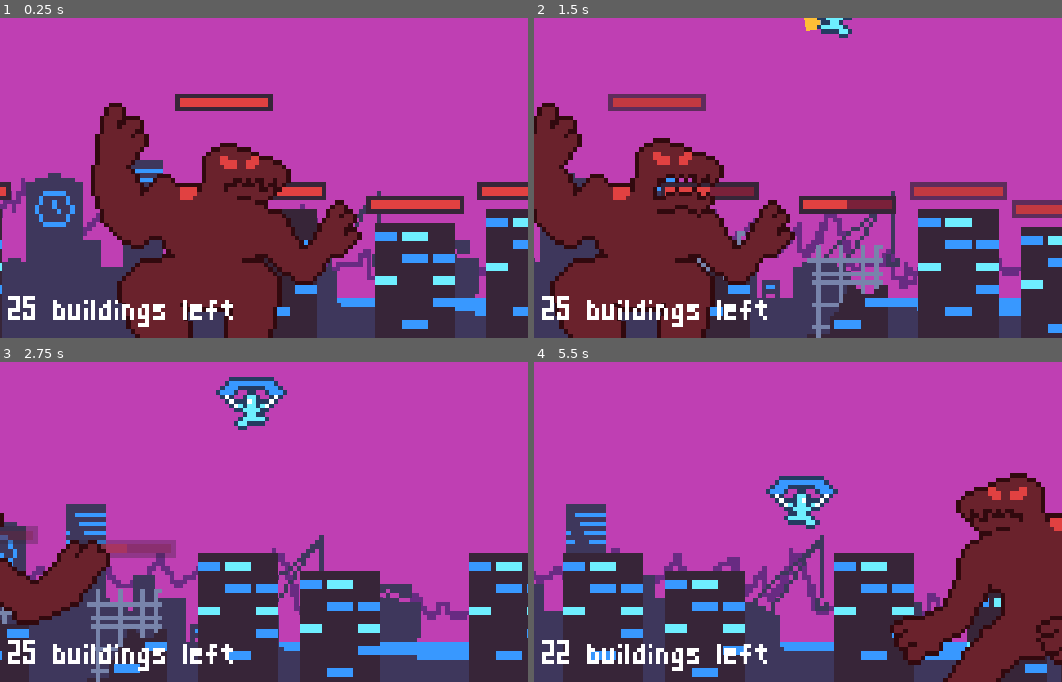
Above: before the commit, frames 1-4 (two rows, left to right).
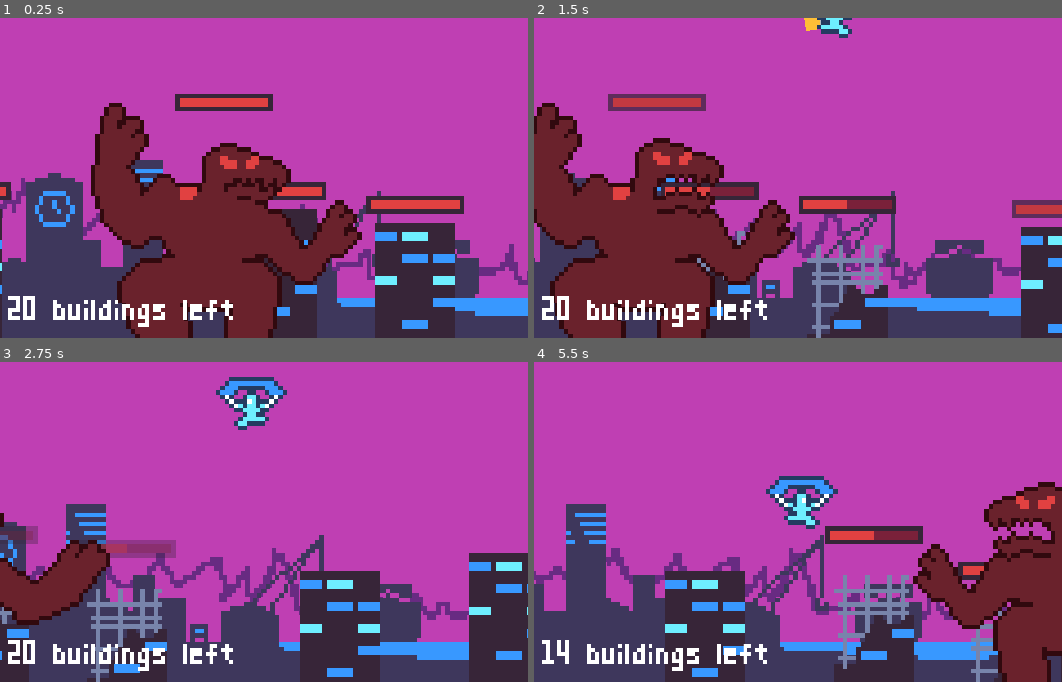
Above: after the commit, the same moments.

Repository: rthurmed/KaijuPilot
Game: Godot game, scene res://src/Main.tscn
Same seed, same stepped clock (60 frames per second), same inputs: the game is played once before the commit and once after it.
Inputs:
- Up to frame 1 (0.25 s): no input
- Up to frame 2 (1.5 s): tap Enter at 0.5 s; hold Right (right) from 0.53 s (still down); tap X (attack) at 0.6 s; tap Z (jetpack) at 1.35 s
- Up to frame 3 (2.75 s): release Right (right) at 2.03 s; hold Left (left) from 2.03 s (still down); tap X (attack) at 2.1 s
- Up to frame 4 (5.5 s): release Left (left) at 2.78 s; hold Right (right) 2.78-4.28 s; tap Z (jetpack) at 2.85, 4.35 s; tap X (attack) at 3.6, 5.1 s; tap R (reset) at 4.15 s; hold Left (left) 4.28-5.03 s; hold Right (right) from 5.03 s (still down)

The runs differ from the first frame. In frame 1, 3.7% of the frame differs, in the area x 4-100%, y 51-100%; in frame 2, 7.2%; in frame 3, 6.0%; in frame 4, 20%, in the area x 1-100%, y 34-100%.

Commit message:
Fixed kaiju default movement. Fixed camera limits

Diff:
--- a/src/Main.gd
+++ b/src/Main.gd
@@ -20,22 +20,24 @@
 		node.connect("death", self, "_on_Kaiju_death")
 
 
+func _process(_delta):
+	if building_count <= 0:
+		animation.play("end")
+	if kaiju_count <= 1 and get_node("Kaijus").get_children()[0].possessed:
+		animation.play("end_good")
+
+
 func update_objetive():
 	objective_label.text = str(building_count, " buildings left")
 
 
 func _on_Building_death():
 	building_count -= 1
-	if building_count <= 0:
-		animation.play("end")
-	else:
-		update_objetive()
+	update_objetive()
 
 
 func _on_Kaiju_death():
 	kaiju_count -= 1
-	if kaiju_count == 1 and get_node("Kaijus").get_children()[0].possessed:
-		animation.play("end_good")
 
 
 func _on_Pilot_mounted():
--- a/src/Main.tscn
+++ b/src/Main.tscn
@@ -172,9 +172,6 @@
 [node name="Building1-13" parent="Buildings" instance=ExtResource( 5 )]
 position = Vector2( 252, 4 )
 
-[node name="Building1-14" parent="Buildings" instance=ExtResource( 5 )]
-position = Vector2( 413, 4 )
-
 [node name="Building1-15" parent="Buildings" instance=ExtResource( 5 )]
 position = Vector2( -332, 4 )
 
@@ -190,23 +187,11 @@
 [node name="Building1-19" parent="Buildings" instance=ExtResource( 5 )]
 position = Vector2( 178, 8 )
 
-[node name="Building1-20" parent="Buildings" instance=ExtResource( 5 )]
-position = Vector2( 379, 0 )
-
-[node name="Building1-21" parent="Buildings" instance=ExtResource( 5 )]
-position = Vector2( 307, 0 )
-
 [node name="Building1-22" parent="Buildings" instance=ExtResource( 5 )]
 position = Vector2( -202, 5 )
 
 [node name="Building1-23" parent="Buildings" instance=ExtResource( 5 )]
-position = Vector2( -360, 5 )
-
-[node name="Building1-24" parent="Buildings" instance=ExtResource( 5 )]
 position = Vector2( -276, 5 )
-
-[node name="Building1-25" parent="Buildings" instance=ExtResource( 5 )]
-position = Vector2( 87, 0 )
 
 [node name="Kaijus" type="Node2D" parent="."]
 position = Vector2( -1, 28 )
@@ -218,7 +203,7 @@
 position = Vector2( -73, 0 )
 
 [node name="Jupiter3" parent="Kaijus" instance=ExtResource( 8 )]
-position = Vector2( -407, 0 )
+position = Vector2( -362, 0 )
 
 [node name="Jupiter4" parent="Kaijus" instance=ExtResource( 8 )]
 position = Vector2( 230, 0 )
@@ -234,9 +219,9 @@
 position = Vector2( 0, -7 )
 current = true
 zoom = Vector2( 0.9, 0.9 )
-limit_left = -436
+limit_left = -402
 limit_top = -52
-limit_right = 436
+limit_right = 402
 limit_bottom = 28
 smoothing_enabled = true
 drag_margin_top = 1.0
@@ -253,29 +238,29 @@
 position = Vector2( 0, 33 )
 
 [node name="CollisionShape2D" type="CollisionShape2D" parent="Floor"]
-shape = SubResource( 1 )
+shape = SubResource( 2 )
 
 [node name="Wall1" type="StaticBody2D" parent="." groups=[
 "floor",
 ]]
-position = Vector2( -458, 33 )
-collision_layer = 8
-collision_mask = 8
+position = Vector2( -426, 33 )
+collision_layer = 9
+collision_mask = 9
 
 [node name="CollisionShape2D" type="CollisionShape2D" parent="Wall1"]
 position = Vector2( 0, -362 )
-shape = SubResource( 2 )
+shape = SubResource( 3 )
 
 [node name="Wall2" type="StaticBody2D" parent="." groups=[
 "floor",
 ]]
-position = Vector2( 459, 33 )
-collision_layer = 8
-collision_mask = 8
+position = Vector2( 426, 33 )
+collision_layer = 9
+collision_mask = 9
 
 [node name="CollisionShape2D" type="CollisionShape2D" parent="Wall2"]
-position = Vector2( 0, -362 )
-shape = SubResource( 2 )
+position = Vector2( -1, -362 )
+shape = SubResource( 3 )
 
 [node name="AnimationPlayer" type="AnimationPlayer" parent="."]
 anims/end = SubResource( 4 )
--- a/src/kaiju/Jupiter.tscn
+++ b/src/kaiju/Jupiter.tscn
@@ -72,23 +72,23 @@
 "values": [ 1, 2 ]
 }
 
+[sub_resource type="RectangleShape2D" id=4]
+extents = Vector2( 16, 18 )
+
+[sub_resource type="CircleShape2D" id=5]
+radius = 6.0
+
+[sub_resource type="RectangleShape2D" id=6]
+extents = Vector2( 89, 19 )
+
 [sub_resource type="RectangleShape2D" id=7]
-extents = Vector2( 16, 18 )
-
-[sub_resource type="CircleShape2D" id=4]
-radius = 6.0
-
-[sub_resource type="RectangleShape2D" id=5]
-extents = Vector2( 89, 19 )
-
-[sub_resource type="RectangleShape2D" id=6]
-extents = Vector2( 23, 26 )
+extents = Vector2( 17, 26 )
 
 [node name="Jupiter" type="KinematicBody2D" groups=[
 "kaiju",
 ]]
 collision_layer = 2
-collision_mask = 0
+collision_mask = 8
 script = ExtResource( 4 )
 
 [node name="Flip" type="Node2D" parent="."]
@@ -194,11 +194,11 @@
 collision_mask = 6
 
 [node name="CollisionShape2D" type="CollisionShape2D" parent="Flip/ViewingArea"]
-shape = SubResource( 5 )
+shape = SubResource( 6 )
 
 [node name="CollisionShape2D" type="CollisionShape2D" parent="."]
 position = Vector2( 0, -26 )
-shape = SubResource( 6 )
+shape = SubResource( 7 )
 
 [node name="Life" parent="." instance=ExtResource( 5 )]
 position = Vector2( 0, -61 )
--- a/src/kaiju/state/Possessed.gd
+++ b/src/kaiju/state/Possessed.gd
@@ -6,7 +6,7 @@
 onready var kaiju: Jupiter = owner
 
 var input: Vector2 = Vector2.ZERO
-var speed = 600
+var speed = 800
 
 
 func process(_delta: float):
--- a/src/kaiju/state/Seeking.gd
+++ b/src/kaiju/state/Seeking.gd
@@ -48,5 +48,7 @@
 			found_building_target = true
 			target_node_path = body.get_path()
 
+#	print(kaiju.name, " going to ", target_node_path)
+
 	kaiju.target_node_path = target_node_path
 	transition("Walking")
--- a/src/kaiju/state/Walking.gd
+++ b/src/kaiju/state/Walking.gd
@@ -4,14 +4,11 @@
 onready var kaiju: Jupiter = owner
 
 var speed = 600
-var min_offset = 30
+var min_offset = 40
 
 
-func process(_delta: float):
-	pass
-
 func physics_process(delta: float):
-	var default_target = kaiju.global_position + Vector2(100, 0)
+	var default_target = kaiju.global_position + Vector2(min_offset * 2, 0)
 	var target_position = default_target
 	if has_node(kaiju.target_node_path):
 		target_position = get_node(kaiju.target_node_path).global_position
--- a/src/player/Pilot.tscn
+++ b/src/player/Pilot.tscn
@@ -101,8 +101,6 @@
 colors = PoolColorArray( 1, 0.74902, 0.211765, 1, 1, 0.74902, 0.211765, 1, 1, 0.74902, 0.211765, 0 )
 
 [node name="Pilot" type="KinematicBody2D"]
-collision_layer = 9
-collision_mask = 9
 script = ExtResource( 4 )
 
 [node name="Sprite" type="Sprite" parent="."]
Not shown: 3 places in src/Main.tscn that only renumber resources
Not shown: 2 places in src/kaiju/Jupiter.tscn that only renumber resources
